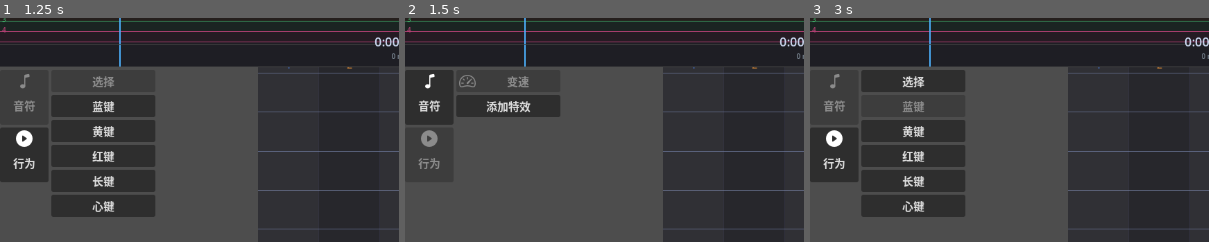
Above: before the commit, frames 1-3 (left to right).
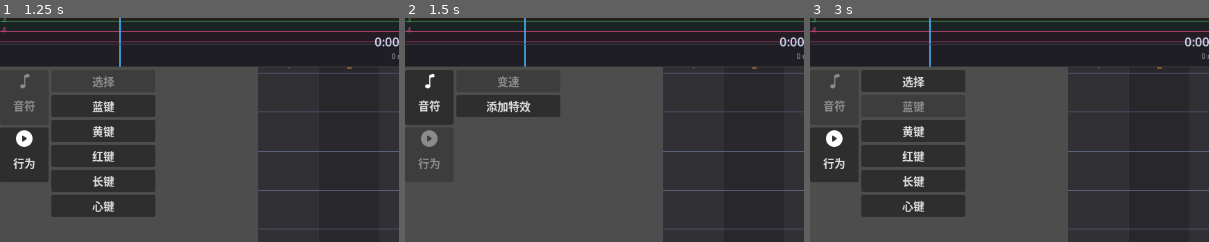
Above: after the commit, the same moments.

Repository: Thirhythm/LPEditor
Game: Godot game, scene res://ui/main_editor/main_editor.tscn
The game is run twice, just before and just after one commit, with the same random seed, the same clock (stepped at 60 frames per second) and the same inputs.
Inputs (mouse positions are % of the whole screen's width and height, from its top left):
- Up to frame 1 (1.25 s): click (86, 59) at 0.52 s; type "12" at 0.6 s; click (86, 70) at 0.75 s; type "12" at 0.83 s; click (88, 91) at 0.98 s; type "12" at 1.07 s
- Up to frame 2 (1.5 s): click "行为" at 1.25 s
- Up to frame 3 (3 s): click "音符" at 2 s; click "蓝键" at 2.75 s
The pictures show only the part of the screen within x 0-50%, y 10-60%; the shares and areas given below are measured in that part.

Frame 1 is identical in both runs. In frame 2, 0.3% of the frame differs, in the area x 13-32%, y 25-31%; in frame 3, nothing differs.

Commit message:
refactor: 移除废弃的心键字段和相关图标，更新音符处理逻辑

Diff:
--- a/assets/icons/speedometer2.svg
+++ /dev/null
@@ -1,4 +0,0 @@
-<svg xmlns="http://www.w3.org/2000/svg" width="16" height="16" fill="#FFFFFF" class="bi bi-speedometer2" viewBox="0 0 16 16">
-  <path d="M8 4a.5.5 0 0 1 .5.5V6a.5.5 0 0 1-1 0V4.5A.5.5 0 0 1 8 4zM3.732 5.732a.5.5 0 0 1 .707 0l.915.914a.5.5 0 1 1-.708.708l-.914-.915a.5.5 0 0 1 0-.707zM2 10a.5.5 0 0 1 .5-.5h1.586a.5.5 0 0 1 0 1H2.5A.5.5 0 0 1 2 10zm9.5 0a.5.5 0 0 1 .5-.5h1.5a.5.5 0 0 1 0 1H12a.5.5 0 0 1-.5-.5zm.754-4.246a.389.389 0 0 0-.527-.02L7.547 9.31a.91.91 0 1 0 1.302 1.258l3.434-4.297a.389.389 0 0 0-.029-.518z"/>
-  <path fill-rule="evenodd" d="M0 10a8 8 0 1 1 15.547 2.661c-.442 1.253-1.845 1.602-2.932 1.25C11.309 13.488 9.475 13 8 13c-1.474 0-3.31.488-4.615.911-1.087.352-2.49.003-2.932-1.25A7.988 7.988 0 0 1 0 10zm8-7a7 7 0 0 0-6.603 9.329c.203.575.923.876 1.68.63C4.397 12.533 6.358 12 8 12s3.604.532 4.923.96c.757.245 1.477-.056 1.68-.631A7 7 0 0 0 8 3z"/>
-</svg>
--- a/core/chart_data.gd
+++ b/core/chart_data.gd
@@ -104,7 +104,10 @@
 
 	notes.clear()
 	for obj in data.get("HitObjects", []):
-		notes.append(obj.duplicate(true))
+		var note: Dictionary = obj.duplicate(true)
+		# 心键的 map 字段已废弃，载入旧谱面时一并剔除，重新保存即升级成新格式
+		note.erase(ChartDefs.NOTE_LEGACY_MAP_FIELD)
+		notes.append(note)
 
 	effects.clear()
 	for obj in data.get("Effects", []):
--- a/core/chart_defs.gd
+++ b/core/chart_defs.gd
@@ -22,8 +22,8 @@
 const NOTE_TYPE_HOLD: String = "hold"
 const NOTE_TYPE_HEART: String = "heart"
 const HOLD_DEFAULT_DURATION_MS: int = 500
-## heart 音符默认目标轨（谱面格式要求 1..NUM_TRACKS）
-const HEART_DEFAULT_MAP: Array[int] = [1, 2, 3, 4]
+## 已废弃的心键字段名：旧谱面里的 `map` 会在载入与类型归一化时被清掉
+const NOTE_LEGACY_MAP_FIELD: String = "map"
 
 # --- 特效 ---
 ## 可用的特效种类；新增种类时同步添加对应的标签与默认值
@@ -148,7 +148,35 @@
 	return NOTE_TYPES[type_index]
 
 
-## 新建一个音符字典（hold / heart 会带上各自附加字段）
+## 属性面板「音符类型」下拉的索引（与 NOTE_TYPES 顺序一致，0 = tap）
+static func note_type_index(type: String) -> int:
+	var idx := NOTE_TYPES.find(type)
+	return idx if idx >= 0 else 0
+
+
+## 属性面板「音符类型」下拉索引对应的类型名（越界回退到 NOTE_TYPES[0]）
+static func note_type_at(index: int) -> String:
+	if index < 0 or index >= NOTE_TYPES.size():
+		return NOTE_TYPES[0]
+	return NOTE_TYPES[index]
+
+# 整理音符的「类型专属字段」：
+##   * 长键：补上缺失的 duration；
+##   * 其余类型：删掉 duration；
+##   * 心键：不再有任何专属字段，顺手清掉旧谱面残留的 map。
+## 面板与测试共用这条规则，不必各自记一遍。
+static func normalize_note_fields(note: Dictionary) -> void:
+	if note.get("type", "") == NOTE_TYPE_HOLD:
+		if not note.has("duration"):
+			note["duration"] = HOLD_DEFAULT_DURATION_MS
+	else:
+		note.erase("duration")
+	if is_heart(note):
+		note.erase(NOTE_LEGACY_MAP_FIELD)
+
+
+#
+## 新建一个音符字典（长键额外带上 duration）
 static func make_note(type: String, time_ms: int, column: int) -> Dictionary:
 	var note := {
 		"type": type if not type.is_empty() else NOTE_TYPES[0],
@@ -157,8 +185,6 @@
 	}
 	if note["type"] == NOTE_TYPE_HOLD:
 		note["duration"] = HOLD_DEFAULT_DURATION_MS
-	elif note["type"] == NOTE_TYPE_HEART:
-		note["map"] = HEART_DEFAULT_MAP.duplicate()
 	return note
 
 
--- a/tests/test_chart_data.gd
+++ b/tests/test_chart_data.gd
@@ -36,6 +36,18 @@
 	assert_eq(ChartData.bpm, 150.0)
 	assert_eq(ChartData.notes.size(), 1)
 	assert_eq(ChartData.notes[0]["duration"], 300)
+
+
+## 心键的 map 字段已废弃：载入旧谱面时剔除，重新保存后不再导出
+func test_load_from_dict_drops_legacy_heart_map() -> void:
+	ChartData.load_from_dict({
+		"HitObjects": [{"type": "heart", "time": 100, "column": 3, "map": [4, 2, 3, 1]}],
+	})
+
+	assert_eq(ChartData.notes.size(), 1)
+	assert_false(ChartData.notes[0].has("map"), "载入时应剔除废弃的 map 字段")
+	var exported: Dictionary = (ChartData.to_dict()["HitObjects"] as Array)[0]
+	assert_false(exported.has("map"), "导出结果也不应包含 map")
 
 
 # --- General 字段 ---
--- a/tests/test_chart_defs.gd
+++ b/tests/test_chart_defs.gd
@@ -74,13 +74,34 @@
 	assert_eq(hold["duration"], ChartDefs.HOLD_DEFAULT_DURATION_MS)
 
 	var heart := ChartDefs.make_note("heart", 100, 2)
-	assert_true(heart.has("map"))
-	assert_eq((heart["map"] as Array).size(), ChartDefs.NUM_TRACKS)
+	assert_false(heart.has("map"), "心键不再携带 map 字段")
 
 
 func test_make_note_defaults_to_tap_for_unknown_type() -> void:
 	assert_eq(ChartDefs.make_note("", 0, 1)["type"], "tap")
 	assert_eq(ChartDefs.make_note("bogus", 0, 1)["type"], "bogus", "未知类型按原样保留")
+
+
+func test_note_type_index_and_at_round_trip() -> void:
+	for i in range(ChartDefs.NOTE_TYPES.size()):
+		assert_eq(ChartDefs.note_type_index(ChartDefs.note_type_at(i)), i)
+	assert_eq(ChartDefs.note_type_index("bogus"), 0, "未知类型回退到 tap")
+	assert_eq(ChartDefs.note_type_at(999), ChartDefs.NOTE_TYPES[0], "越界索引回退到 tap")
+
+
+func test_normalize_note_fields_keeps_only_type_specific_fields() -> void:
+	var hold := {"type": "hold", "time": 0, "column": 1}
+	ChartDefs.normalize_note_fields(hold)
+	assert_eq(hold["duration"], ChartDefs.HOLD_DEFAULT_DURATION_MS, "长键补上默认时长")
+
+	var tap := {"type": "tap", "time": 0, "column": 1, "duration": 999}
+	ChartDefs.normalize_note_fields(tap)
+	assert_false(tap.has("duration"), "非长键不应保留 duration")
+
+	var heart := {"type": "heart", "time": 0, "column": 1, "map": [4, 2, 3, 1]}
+	ChartDefs.normalize_note_fields(heart)
+	assert_true(ChartDefs.is_heart(heart), "is_heart 应按类型判定，与是否携带附加字段无关")
+	assert_false(heart.has("map"), "心键不携带任何附加字段，旧的 map 会被清掉")
 
 
 func test_tool_note_type_maps_index_zero_to_select_mode() -> void:
--- a/ui/main_editor/main_editor.tscn
+++ b/ui/main_editor/main_editor.tscn
@@ -7,7 +7,6 @@
 [ext_resource type="Texture2D" uid="uid://7gnw7ony2aac" path="res://assets/icons/music-note.svg" id="5_uptup"]
 [ext_resource type="Script" uid="uid://sfdqcrxaybh7" path="res://audio/audio_manager.gd" id="6_audio"]
 [ext_resource type="Texture2D" uid="uid://cupgnefvnrdob" path="res://assets/icons/play-circle-fill.svg" id="6_hvl7u"]
-[ext_resource type="Texture2D" uid="uid://dsc6pg5qghhwh" path="res://assets/icons/speedometer2.svg" id="8_xl04w"]
 [ext_resource type="PackedScene" uid="uid://bx8x40do7fsr4" path="res://ui/property_panel/property_panel.tscn" id="9_06sh7"]
 
 [sub_resource type="StyleBoxEmpty" id="StyleBoxEmpty_yfgv8"]
@@ -175,7 +174,6 @@
 layout_mode = 2
 disabled = true
 text = "变速"
-icon = ExtResource("8_xl04w")
 
 [node name="EffectButton" type="Button" parent="Panel/VBoxContainer/ParkPanel/HBoxContainer/List2/ActionItems" unique_id=2147000020]
 layout_mode = 2
--- a/ui/property_panel/property_panel.gd
+++ b/ui/property_panel/property_panel.gd
@@ -46,8 +46,6 @@
 @onready var _note_column_spin: SpinBox = $HBox/ContentScroll/Content/NoteContainer/NoteColumnSpin
 @onready var _hold_duration_container: VBoxContainer = $HBox/ContentScroll/Content/NoteContainer/HoldDurationContainer
 @onready var _hold_duration_spin: SpinBox = $HBox/ContentScroll/Content/NoteContainer/HoldDurationContainer/HoldDurationSpin
-@onready var _heart_map_container: VBoxContainer = $HBox/ContentScroll/Content/NoteContainer/HeartMapContainer
-@onready var _heart_map_edit: LineEdit = $HBox/ContentScroll/Content/NoteContainer/HeartMapContainer/HeartMapEdit
 
 # --- 特效属性 UI 控件 ---
 @onready var _effect_container: VBoxContainer = $HBox/ContentScroll/Content/EffectContainer
@@ -118,8 +116,6 @@
 	_note_time_spin.value_changed.connect(_on_note_time_changed)
 	_note_column_spin.value_changed.connect(_on_note_column_changed)
 	_hold_duration_spin.value_changed.connect(_on_hold_duration_changed)
-	_heart_map_edit.text_changed.connect(_on_heart_map_changed)
-	_heart_map_edit.focus_entered.connect(_reset_text_undo)
 
 	_effect_type_option.item_selected.connect(_on_effect_type_changed)
 	_effect_start_spin.value_changed.connect(_on_effect_start_changed)
@@ -214,33 +210,18 @@
 	if selected_note.is_empty():
 		return
 
-	var ntype = selected_note.get("type", "tap")
-	var type_idx: int
-	match ntype:
-		"drag":     type_idx = 1
-		"release":  type_idx = 2
-		"hold":     type_idx = 3
-		"heart":    type_idx = 4
-		_:          type_idx = 0
+	var ntype: String = selected_note.get("type", ChartDefs.NOTE_TYPES[0])
 	_note_type_option.set_block_signals(true)
-	_note_type_option.select(type_idx)
+	_note_type_option.select(ChartDefs.note_type_index(ntype))
 	_note_type_option.set_block_signals(false)
 
 	_note_time_spin.set_value_no_signal(selected_note.get("time", 0) as float)
 	_note_column_spin.set_value_no_signal(selected_note.get("column", 1) as float)
 
-	var is_hold = ntype == "hold"
+	var is_hold := ntype == ChartDefs.NOTE_TYPE_HOLD
 	_hold_duration_container.visible = is_hold
 	if is_hold:
 		_hold_duration_spin.set_value_no_signal(selected_note.get("duration", 0) as float)
-
-	var is_heart = ntype == "heart"
-	_heart_map_container.visible = is_heart
-	if is_heart:
-		var arr: Array = selected_note.get("map", [])
-		_heart_map_edit.set_block_signals(true)
-		_heart_map_edit.text = ",".join(arr)
-		_heart_map_edit.set_block_signals(false)
 
 func _refresh_effect_fields() -> void:
 	if selected_effect.is_empty():
@@ -435,25 +416,8 @@
 	if selected_note.is_empty():
 		return
 	EditorState.push_undo_state()
-	var type_str: String
-	match index:
-		0: type_str = "tap"
-		1: type_str = "drag"
-		2: type_str = "release"
-		3: type_str = "hold"
-		4: type_str = "heart"
-		_: type_str = "tap"
-
-	selected_note["type"] = type_str
-
-	if type_str == "hold" and not selected_note.has("duration"):
-		selected_note["duration"] = 500
-	if type_str == "heart" and not selected_note.has("map"):
-		selected_note["map"] = [1, 2, 3, 4]
-	if type_str != "hold" and selected_note.has("duration"):
-		selected_note.erase("duration")
-	if type_str != "heart" and selected_note.has("map"):
-		selected_note.erase("map")
+	selected_note["type"] = ChartDefs.note_type_at(index)
+	ChartDefs.normalize_note_fields(selected_note)
 
 	if selected_note_index >= 0 and selected_note_index < ChartData.notes.size():
 		ChartData.notes[selected_note_index] = selected_note
@@ -486,22 +450,6 @@
 	selected_note["duration"] = int(value)
 	if selected_note_index >= 0 and selected_note_index < ChartData.notes.size():
 		ChartData.notes[selected_note_index] = selected_note
-	emit_signal("note_changed", selected_note_index)
-
-func _on_heart_map_changed(new_text: String) -> void:
-	if selected_note.is_empty():
-		return
-	_push_text_undo()
-	var parts := new_text.split(",", false)
-	var arr: Array[int] = []
-	for p in parts:
-		var num := p.strip_edges().to_int()
-		if num >= 1 and num <= 4:
-			arr.append(num)
-	if not arr.is_empty():
-		selected_note["map"] = arr
-		if selected_note_index >= 0 and selected_note_index < ChartData.notes.size():
-			ChartData.notes[selected_note_index] = selected_note
 	emit_signal("note_changed", selected_note_index)
 
 # --- 特效属性编辑回调 ---
@@ -541,7 +489,7 @@
 	_commit_effect()
 	_refresh_effect_fields()
 
-## changed 用逗号分隔填写（与 heart 的 map 同一套写法），长度与取值由 normalize_changed 收敛
+## changed 用逗号分隔填写，长度与取值由 normalize_changed 收敛
 func _on_effect_changed_text_changed(new_text: String) -> void:
 	if selected_effect.is_empty():
 		return
--- a/ui/property_panel/property_panel.tscn
+++ b/ui/property_panel/property_panel.tscn
@@ -372,26 +372,6 @@
 min_value = 1.0
 max_value = 99999999.0
 value = 500.0
-
-[node name="HeartMapContainer" type="VBoxContainer" parent="HBox/ContentScroll/Content/NoteContainer" unique_id=2039269878]
-visible = false
-layout_mode = 2
-size_flags_horizontal = 3
-
-[node name="GapHeartMap" type="Control" parent="HBox/ContentScroll/Content/NoteContainer/HeartMapContainer" unique_id=1713891320]
-custom_minimum_size = Vector2(0, 8)
-layout_mode = 2
-
-[node name="HeartMapLabel" type="Label" parent="HBox/ContentScroll/Content/NoteContainer/HeartMapContainer" unique_id=985320020]
-layout_mode = 2
-theme_override_colors/font_color = Color(0.6, 0.6, 0.6509804, 1)
-theme_override_font_sizes/font_size = 12
-text = "轨道映射 (map)"
-
-[node name="HeartMapEdit" type="LineEdit" parent="HBox/ContentScroll/Content/NoteContainer/HeartMapContainer" unique_id=1158420895]
-layout_mode = 2
-size_flags_horizontal = 3
-placeholder_text = "e.g. 4,2,3,1"
 
 [node name="EffectContainer" type="VBoxContainer" parent="HBox/ContentScroll/Content" unique_id=2147000001]
 visible = false
--- a/ui/ruler/ruler.gd
+++ b/ui/ruler/ruler.gd
@@ -153,7 +153,7 @@
 			var y0: float = track_area_top + col * track_h
 			var mid_y: float = y0 + track_h / 2.0
 
-			if note_type == "hold" and note.has("duration"):
+			if ChartDefs.is_hold(note):
 				var dur := note.get("duration", 0) as int
 				var end_x := time_to_x(t + dur)
 				var bar_y := mid_y - 2.0
--- a/ui/visual/visual.gd
+++ b/ui/visual/visual.gd
@@ -272,7 +272,7 @@
 		var nt := note.get("time", 0) as int
 		var ny := time_to_y(nt)
 
-		if note.get("type", "") == "hold" and note.has("duration"):
+		if ChartDefs.is_hold(note):
 			var dur := note.get("duration", 0) as int
 			var end_y := time_to_y(float(nt + dur))
 			if pos.y >= end_y - 4 and pos.y <= ny + 4:
@@ -292,7 +292,7 @@
 		var note: Dictionary = ChartData.notes[ni]
 		if note.get("column", 1) as int != track:
 			continue
-		if note.get("type", "") != "hold" or not note.has("duration"):
+		if not ChartDefs.is_hold(note):
 			continue
 		var nt := note.get("time", 0) as int
 		var dur := note.get("duration", 0) as int
Not shown, removed: assets/icons/speedometer2.svg.import
Binary file removed: assets/icons/tap.png
Not shown, removed: assets/icons/tap.png.import
Not shown, changed: docs/ARCHITECTURE.md
